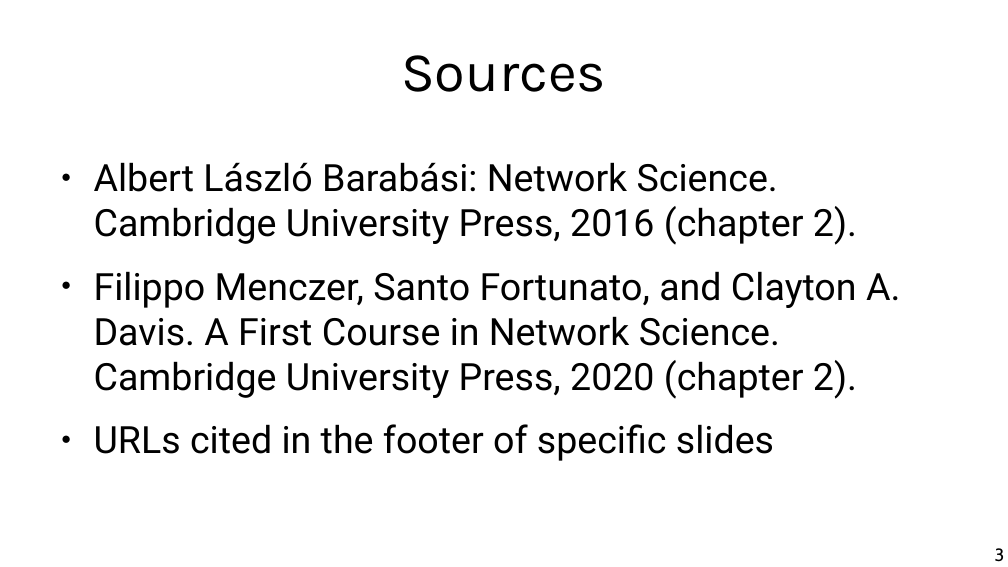
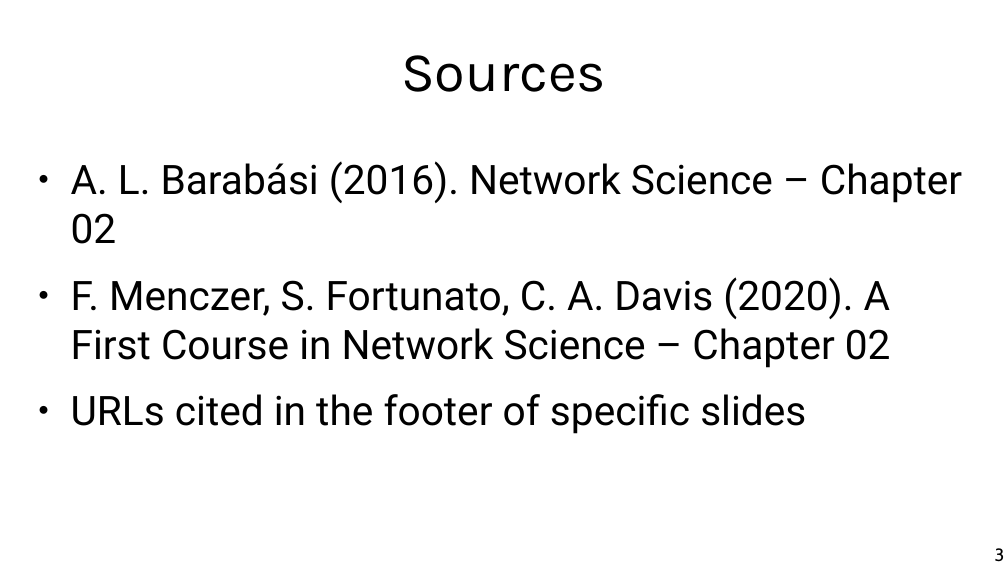
Before and after one commit to chatox/networks-science-course, a slide deck: slide 3 of theory/odp/tt05-homophily_triangles.odp. Drawn at 1008x567 pixels with LibreOffice and Linux fonts; fonts in the diff are those of the drawing. Boxes give left, top, right and bottom in pixels: in the first picture for what was removed or moved away, otherwise in the second. Text is boxed around its words. In the diff, an @@ line names an element or a change of style, - is before the commit and + after.

```diff
--- a/theory/odp/tt05-homophily_triangles.odp
+++ b/theory/odp/tt05-homophily_triangles.odp
@@ text "A. L. Barabási (2016). Network ...": place and size @@
-text "A. L. Barabási (2016). Network ..." at [94,162,900,461]
+text "A. L. Barabási (2016). Network ..." at [71,161,962,434]
@@ text at [71,161,962,368]: text changed; size 29.6 to 32 pt @@
-● Albert László Barabási: Network Science. Cambridge University Press, 2016 (chapter 2).
-● Filippo Menczer, Santo Fortunato, and Clayton A. Davis. A First Course in Network Science. Cambridge University Press, 2020 (chapter 2).
+● A. L. Barabási (2016). Network Science – Chapter 02
+● F. Menczer, S. Fortunato, C. A. Davis (2020). A First Course in Network Science – Chapter 02
@@ text at [71,394,806,434]: size 29.6 to 32 pt in "URLs cited in the footer of specific ..." @@
```
Also in this commit, not shown: 1 other slide changed, 5 other files.
